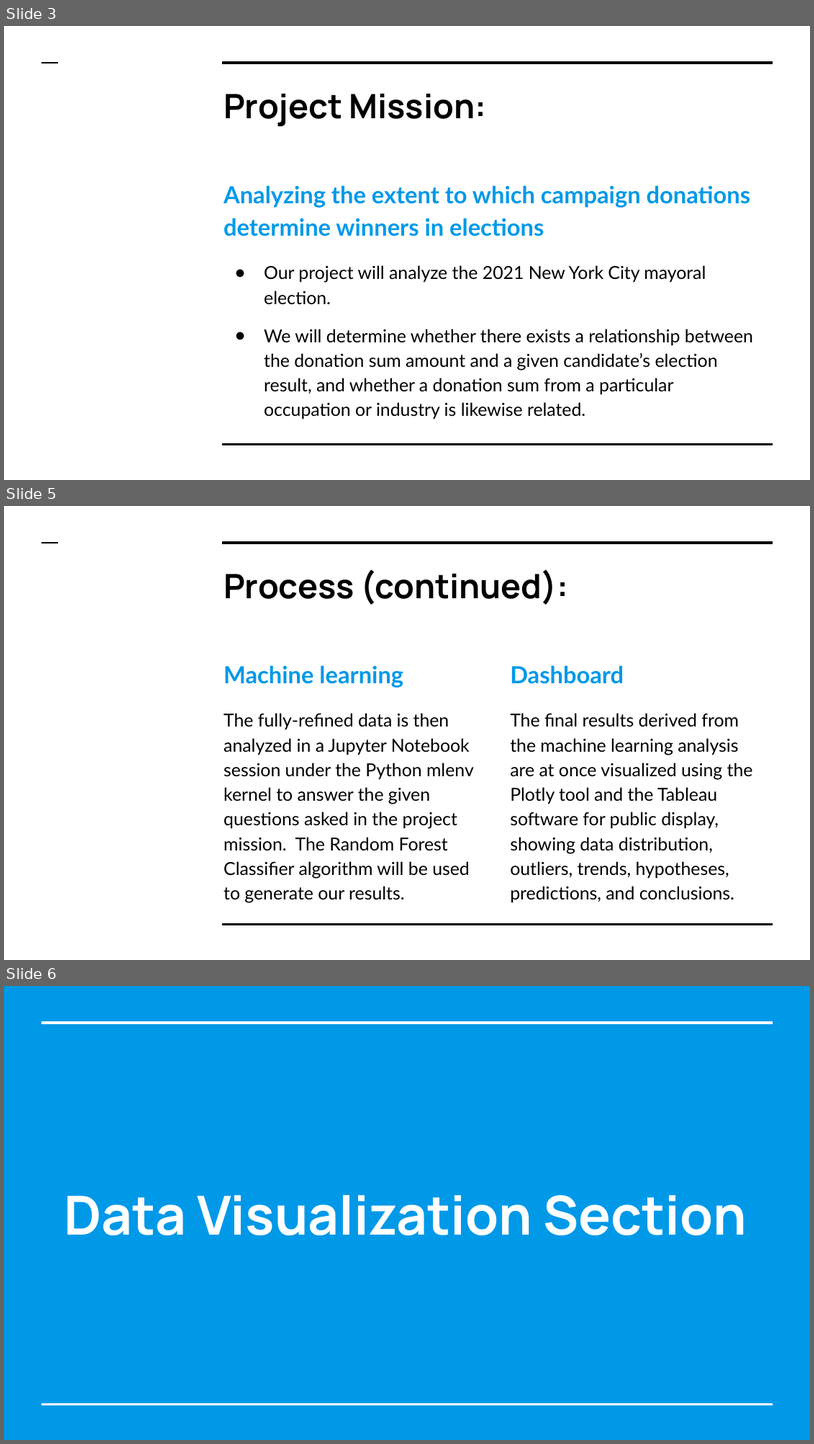
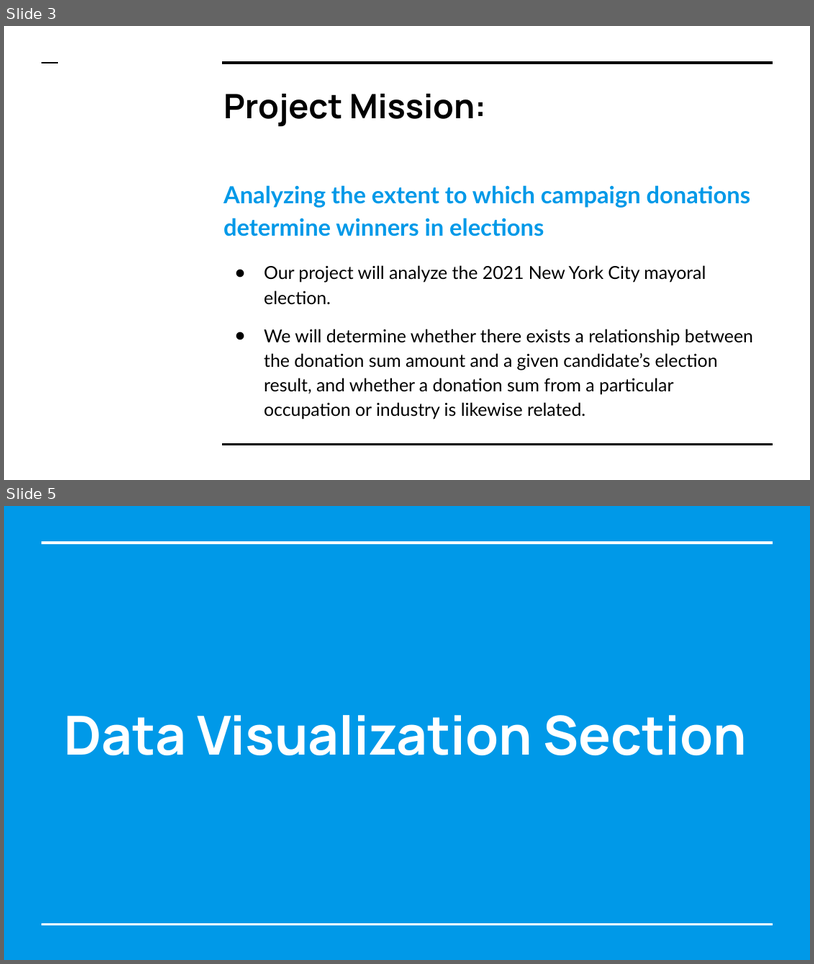
Before and after one commit to ssheggrud/Mod_20_Project, a slide deck: Presentation/Group5Presentation.pptx. Shown one above the other, each under a label of ours: slides 3, 5 and 6 before the commit, slides 3 and 5 after it; the slides between them are not shown. The pictures are 814x1444 and 814x964 pixels, drawn with LibreOffice and Linux fonts; fonts in the diff are those of the drawing. Boxes give left, top, right and bottom in pixels: in the first picture for what was removed or moved away, otherwise in the second. Text is boxed around its words. In the diff, an @@ line names an element or a change of style, - is before the commit and + after.

```diff
--- a/Presentation/Group5Presentation.pptx
+++ b/Presentation/Group5Presentation.pptx
@@ slide 5 removed at (4, 506, 810, 960), background #FFFFFF; not listed: 3 template elements that a slide beside it also shows @@
@@ title removed at (224, 569, 569, 605) @@
-Process (continued):
@@ text removed at (224, 665, 474, 903) @@
-Machine learning
-The fully-refined data is then analyzed in a Jupyter Notebook session under the Python mlenv kernel to answer the given questions asked in the project mission. The Random Forest Classifier algorithm will be used to generate our results.
@@ text removed at (510, 665, 754, 903) @@
-Dashboard
-The final results derived from the machine learning analysis are at once visualized using the Plotly tool and the Tableau software for public display, showing data distribution, outliers, trends, hypotheses, predictions, and conclusions.
@@ what was slide 6 is now slide 5 @@
```
Also in this commit, not shown: 4 slides changed, 1 slide added, 1 other slide removed.
